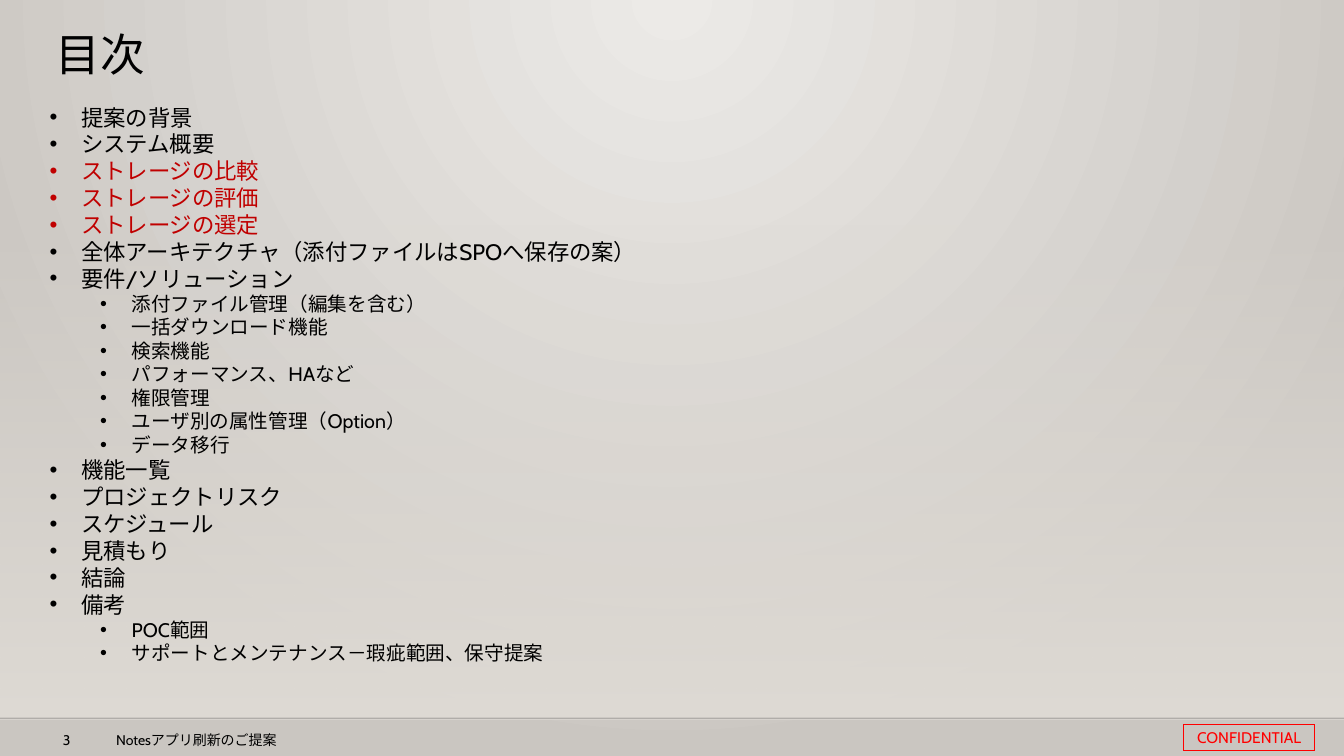
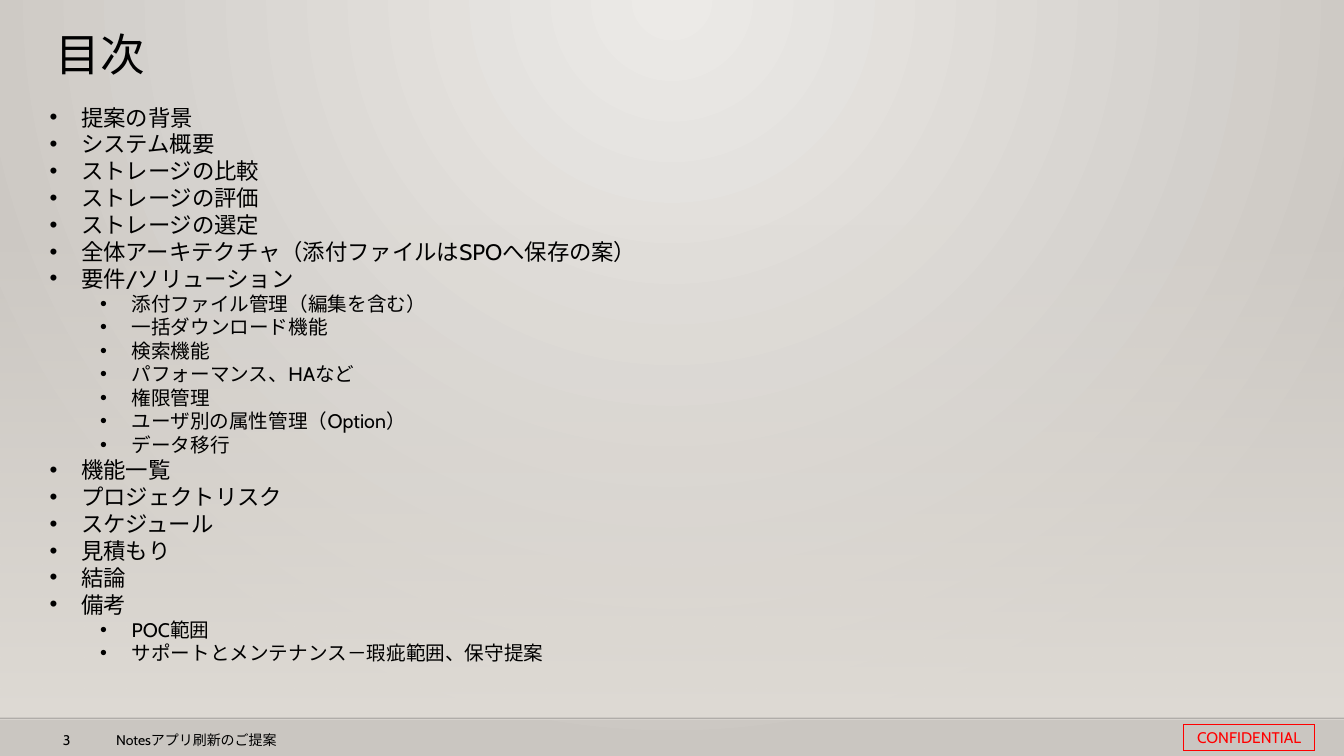
Before and after one commit to 0494938/Notes--CMS-Online, a slide deck: slide 3 of Notesアプリ刷新プロジェクト提案見積もり.v3.pptx. Drawn at 1344x756 pixels with LibreOffice and Linux fonts; fonts in the diff are those of the drawing; background and template pictures are left out. Boxes give left, top, right and bottom in pixels: in the first picture for what was removed or moved away, otherwise in the second. Text is boxed around its words. In the diff, an @@ line names an element or a change of style, - is before the commit and + after.

```diff
--- a/Notesアプリ刷新プロジェクト提案見積もり.v3.pptx
+++ b/Notesアプリ刷新プロジェクト提案見積もり.v3.pptx
@@ text at [81,160,259,235]: text colour #C00000 to #000000 in "ストレージの比較", "ストレージの評価", "ストレージの選定" @@
```
Also in this commit, not shown: 7 other slides changed, 1 other file.
